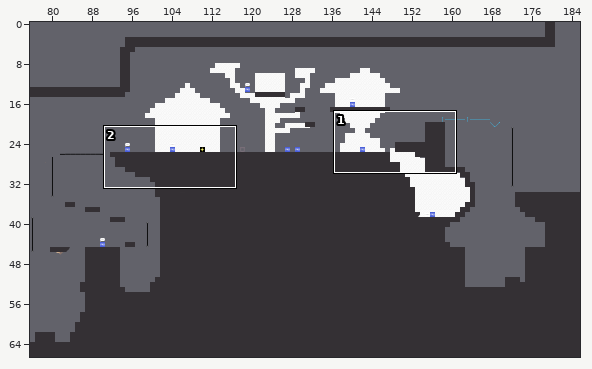
Tiled map -- assets/tilemaps/Alpha1.tmx. Above, an overview of the earlier version with the close-up marked.
Close-up. Before the edit:
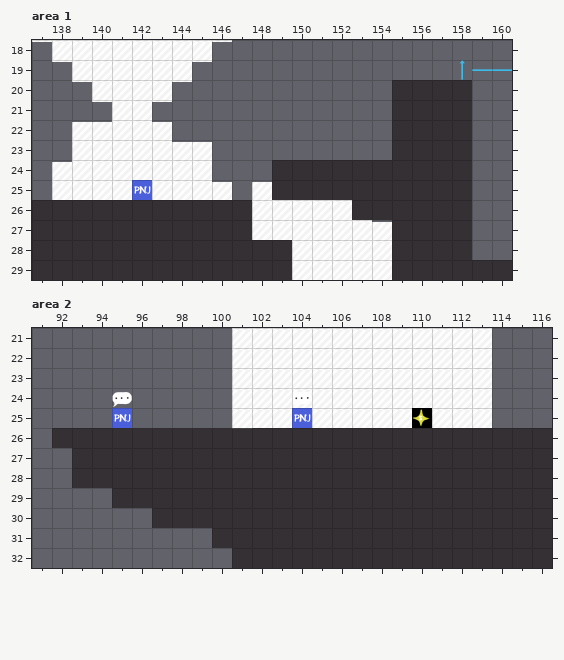
Cells are 64x64 px. Shown: area 1 x 137..160, y 18..29; area 2 x 91..116, y 21..32. The commit also changed other parts of the map, which this record leaves out. Layer "Herbes" is drawn 0,-16 px off the grid.
The result:
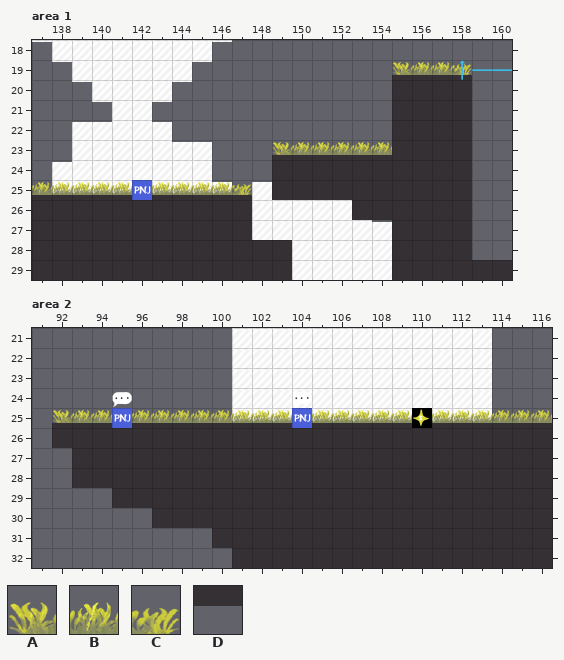
Key: from "HERBES": A 812, B 813, C 814, D 855.
_ is an empty cell, . an unchanged one.
Difference:
--- layer "Herbes", area 1
@@ x 155..158 @@
-19 ____
-20 ____
+19 ABBC
+20 DDDD
@@ x 137..154 @@
-23 ............______
-24 ............______
-25 _____._____.......
-26 _____._____.......
+23 ............ABBBBB
+24 ............DDDDDD
+25 BBBBB.BBBBC.......
+26 DDDDD.DDDDD.......
--- layer "Herbes", area 2
@@ x 92..116 @@
-25 ___.________._____.______
-26 ___.________._____.______
+25 ABB.BBBBBBBB.BBBBB.BBBBBB
+26 DDD.DDDDDDDD.DDDDD.DDDDDD
Boxes around the changes in both close-ups, in picture pixels (x1, y1, x2, y2):
added: (392, 62, 472, 80)
added: (272, 142, 392, 160)
added: (32, 182, 132, 200)
added: (152, 182, 252, 200)
added: (52, 410, 112, 428)
added: (132, 410, 292, 429)
added: (312, 410, 412, 428)
added: (432, 410, 552, 428)
